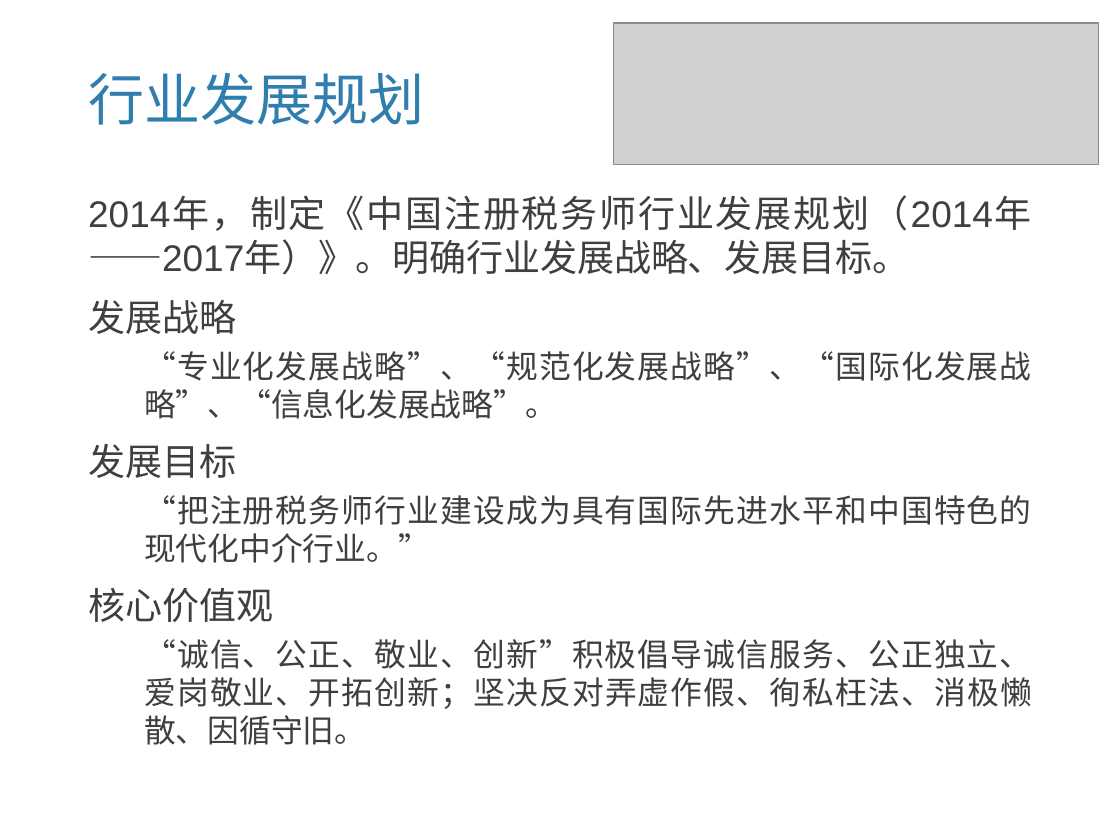
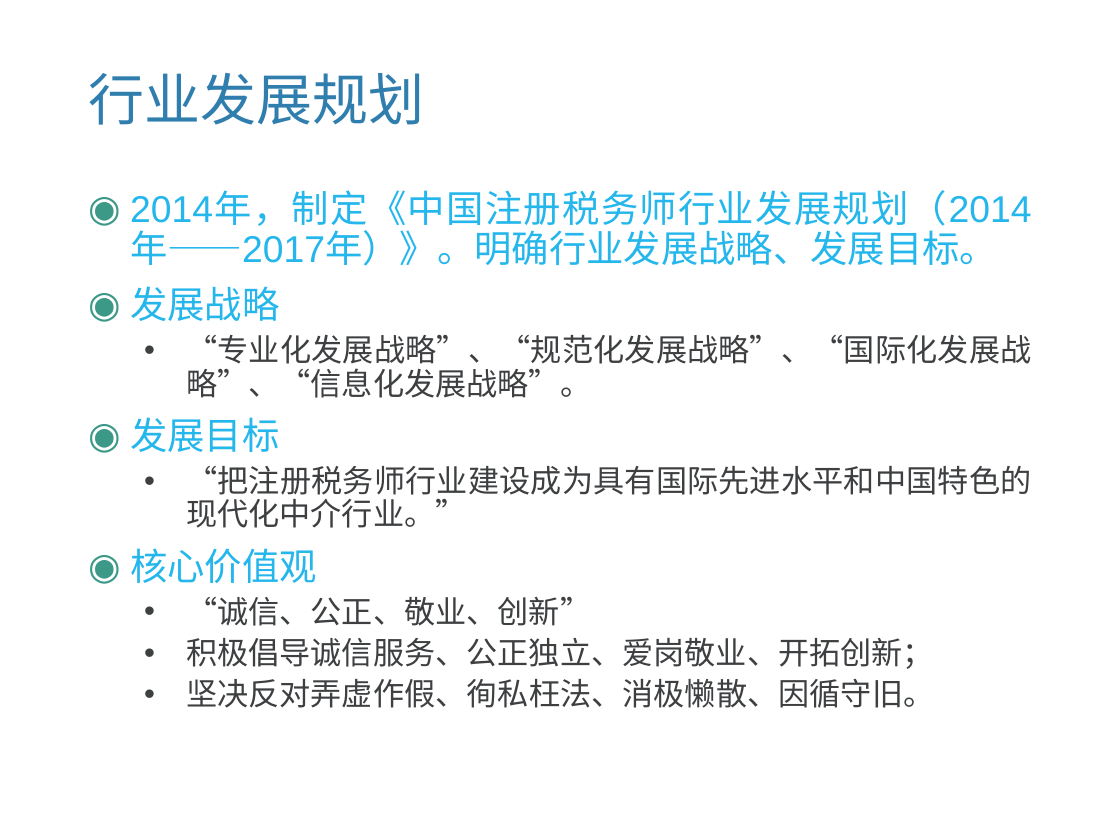
Before and after one commit to livejq/OfficeUtils, a slide deck: slide 6 of temp/PPT.pptx. Drawn at 1120x840 pixels with LibreOffice and Linux fonts; fonts in the diff are those of the drawing; grey boxes stand for pictures; background and template pictures are left out. Boxes give left, top, right and bottom in pixels: in the first picture for what was removed or moved away, otherwise in the second. Text is boxed around its words. In the diff, an @@ line names an element or a change of style, - is before the commit and + after.

```diff
--- a/temp/PPT.pptx
+++ b/temp/PPT.pptx
@@ picture removed at [614, 24, 1099, 166] @@
@@ text at [130, 193, 1032, 583]: size 23.8 to 24 pt, text colour #3D3F41 to #25B7EC in "2014年，制定《中国注册税务师行业发展规划（2014年——2017年）》。明确行业发展战略、发展目标。", "发展战略", "发展目标", "核心价值观"; size 20.4 to 20 pt in "“专业化发展战略”、“规范化发展战略”、“国际化发展战略”、“信息化发展战略”。", "“把注册税务师行业建设成为具有国际先进水平和中国特色的现代化中介行业。”"; bullet none to ◉; line spacing 1 to 0.9; bullet none to • @@
@@ text at [186, 597, 934, 708]: text changed; size 20.4 to 20 pt @@
-  “诚信、公正、敬业、创新”积极倡导诚信服务、公正独立、爱岗敬业、开拓创新；坚决反对弄虚作假、徇私枉法、消极懒散、因循守旧。
+  • “诚信、公正、敬业、创新”
+  • 积极倡导诚信服务、公正独立、爱岗敬业、开拓创新；
+  • 坚决反对弄虚作假、徇私枉法、消极懒散、因循守旧。
```
Also in this commit, not shown: 10 other slides changed, 4 slides added, 4 slides removed, 10 other files.
